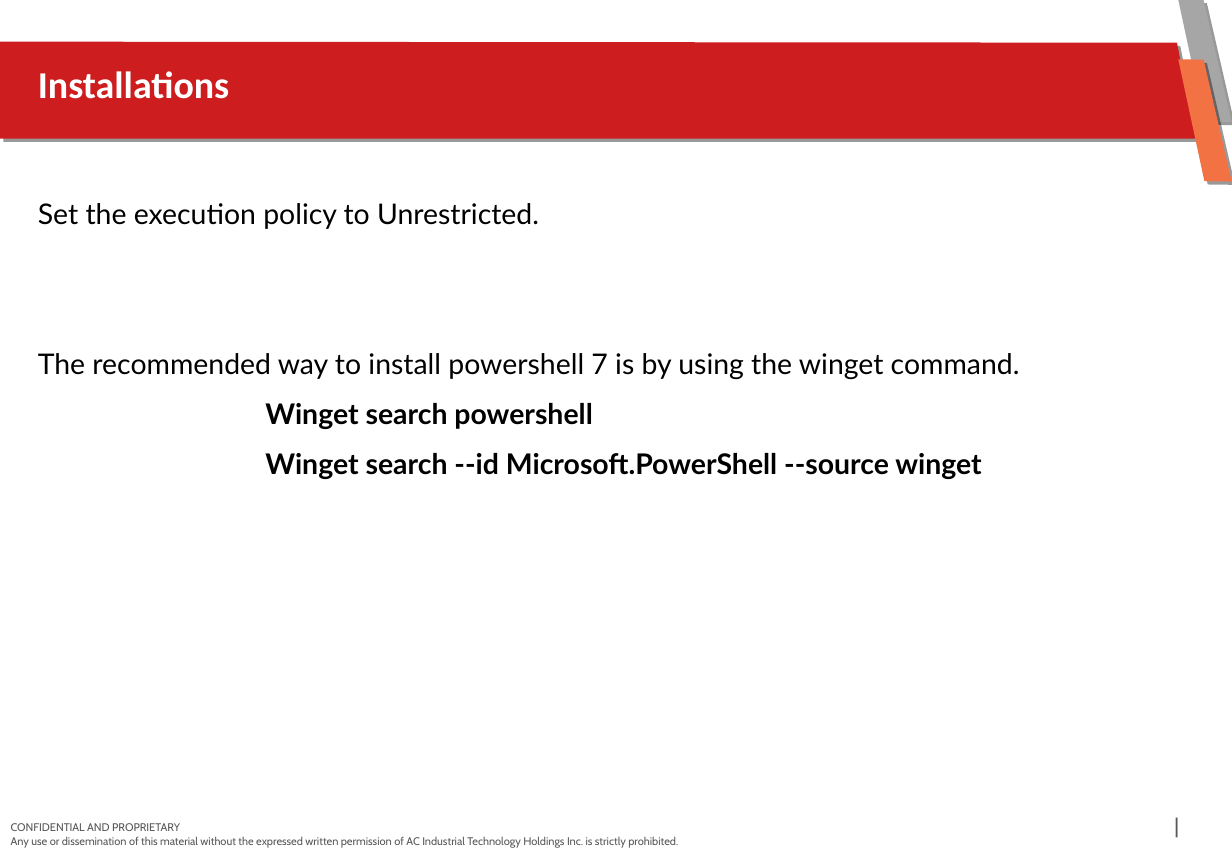
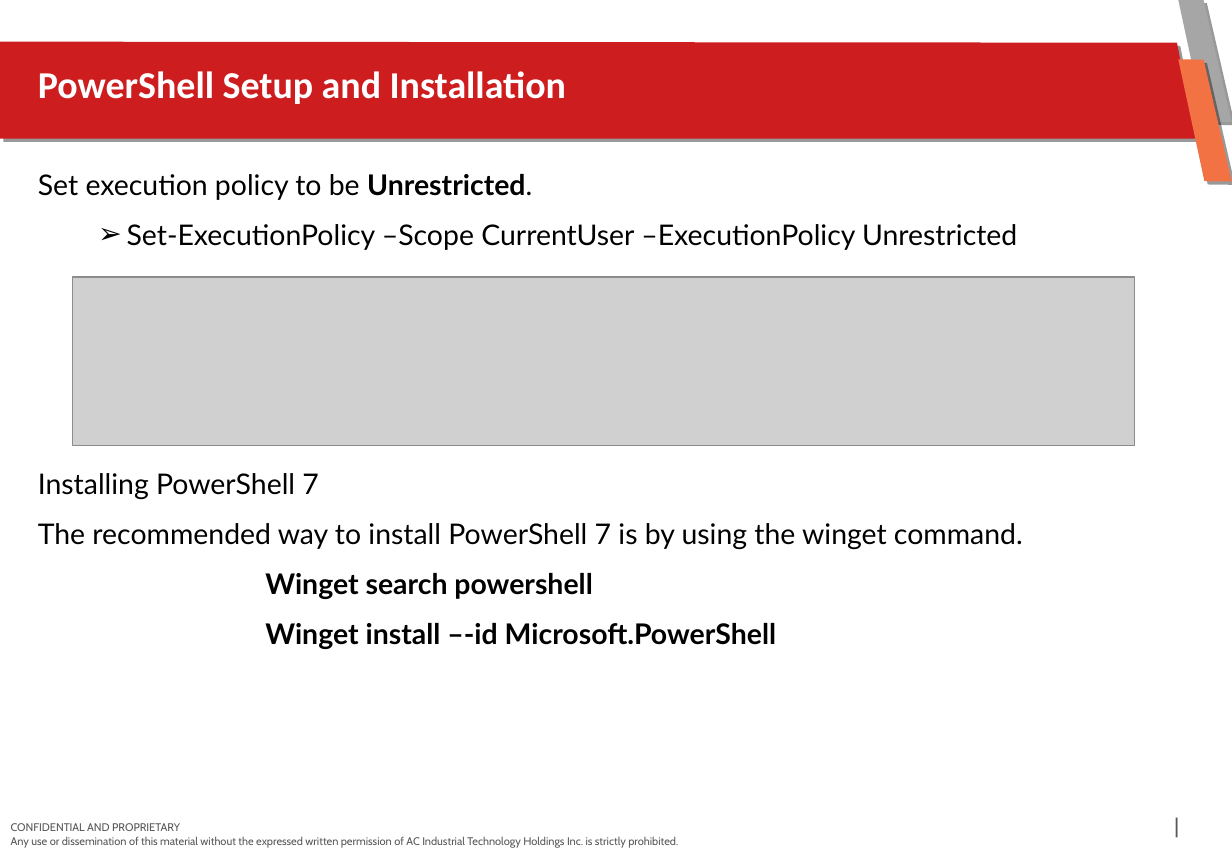
Before and after one commit to BryndellTorio/knowledge_Sharing, a slide deck: slide 7 of DnD Knowledge Sharing - Powershell Task Automation.pptx. Drawn at 1232x853 pixels with LibreOffice and Linux fonts; fonts in the diff are those of the drawing; grey boxes stand for pictures; background and template pictures are left out. Boxes give left, top, right and bottom in pixels: in the first picture for what was removed or moved away, otherwise in the second. Text is boxed around its words. In the diff, an @@ line names an element or a change of style, - is before the commit and + after.

```diff
--- a/DnD Knowledge Sharing - Powershell Task Automation.pptx
+++ b/DnD Knowledge Sharing - Powershell Task Automation.pptx
@@ title at bbox=[38, 71, 566, 104]: text changed @@
-Installations
+PowerShell Setup and Installation
@@ text "Set execution policy to be ...": place and size @@
-text "Set execution policy to be ..." at bbox=[38, 203, 1020, 479]
+text "Set execution policy to be ..." at bbox=[38, 174, 1023, 649]
@@ text at bbox=[38, 174, 1023, 550]: text changed @@
-Set the execution policy to Unrestricted.
-The recommended way to install powershell 7 is by using the winget command.
+Set execution policy to be Unrestricted.
+➢ Set-ExecutionPolicy –Scope CurrentUser –ExecutionPolicy Unrestricted
+Installing PowerShell 7
+The recommended way to install PowerShell 7 is by using the winget command.
@@ picture added at bbox=[72, 277, 1133, 446] @@
@@ text at bbox=[265, 623, 776, 649]: text changed @@
-Winget search --id Microsoft.PowerShell --source winget
+Winget install –-id Microsoft.PowerShell
```
Also in this commit, not shown: 4 other slides changed, 2 slides added, 4 other files.
